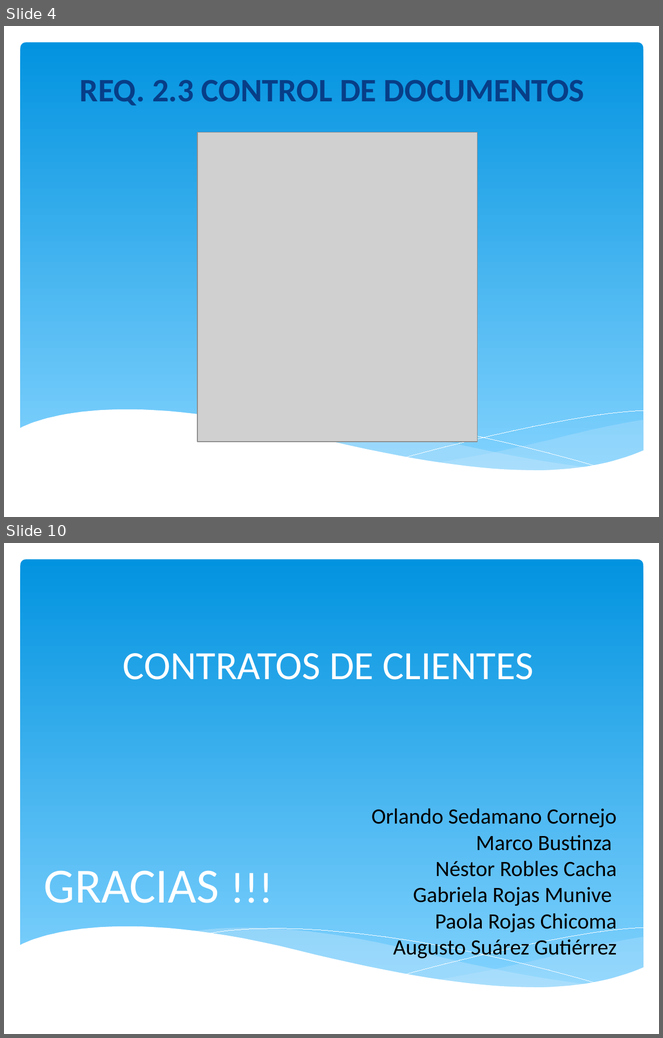
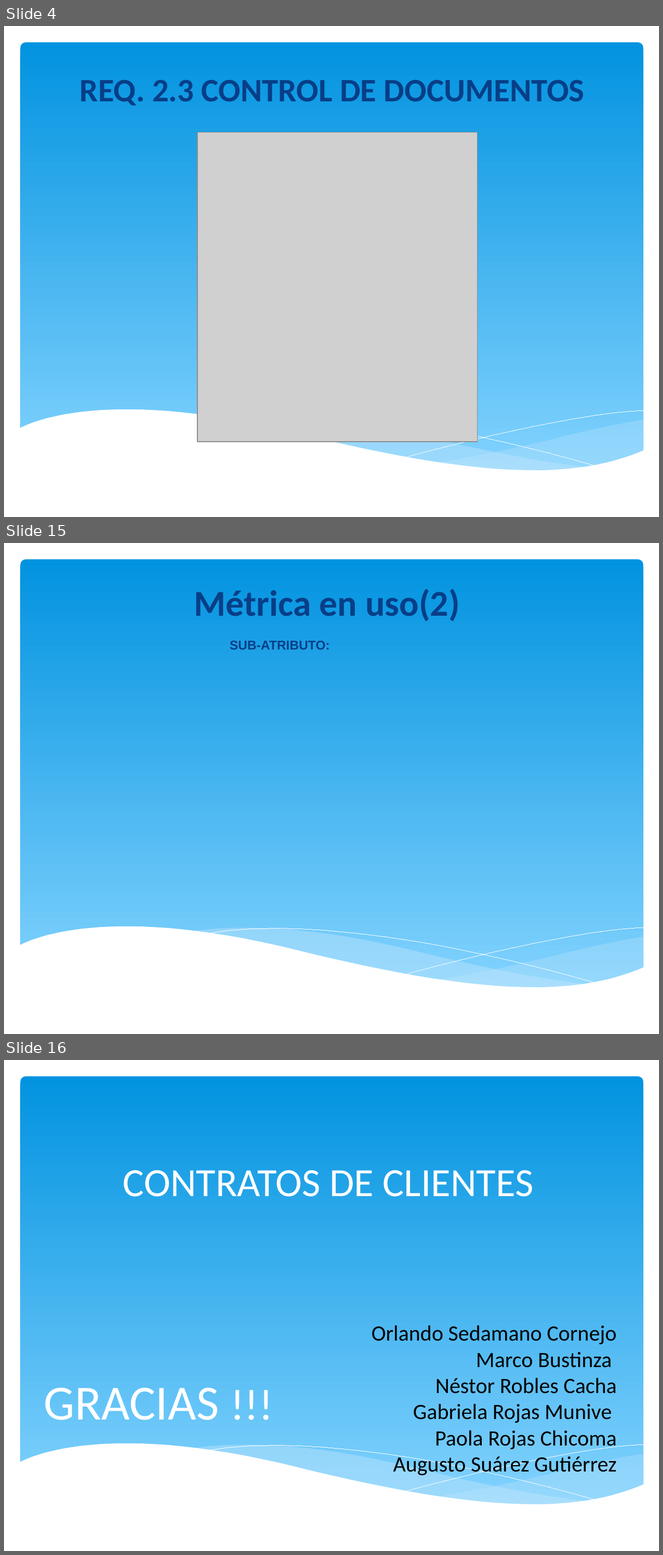
Before and after one commit to orlysemperfi/tp3-contratos-clientes, a slide deck: ITERACION 5/SUB ITERACION 4/PPT TP3 PRES04.pptx. Shown one above the other, each under a label of ours: slides 4 and 10 before the commit, slides 4, 15 and 16 after it; the slides between them are not shown. The pictures are 663x1038 and 663x1555 pixels, drawn with LibreOffice and Linux fonts; fonts in the diff are those of the drawing; grey boxes stand for pictures; background and template pictures are left out. Boxes give left, top, right and bottom in pixels: in the first picture for what was removed or moved away, otherwise in the second. Text is boxed around its words. In the diff, an @@ line names an element or a change of style, - is before the commit and + after.

```diff
--- a/ITERACION 5/SUB ITERACION 4/PPT TP3 PRES04.pptx
+++ b/ITERACION 5/SUB ITERACION 4/PPT TP3 PRES04.pptx
@@ slide 15 added at box(4, 543, 659, 1034), background #FFFFFF; not listed: 6 template elements that a slide beside it also shows @@
@@ title added at box(194, 589, 460, 621), 40 pt, text #073E87, bold @@
+Métrica en uso(2)
@@ text added at box(230, 641, 330, 650), 14 pt, text #073E87, bold @@
+SUB-ATRIBUTO:
@@ what was slide 10 is now slide 16 @@
```
Also in this commit, not shown: 1 slide changed, 9 other slides added, 4 slides removed.
